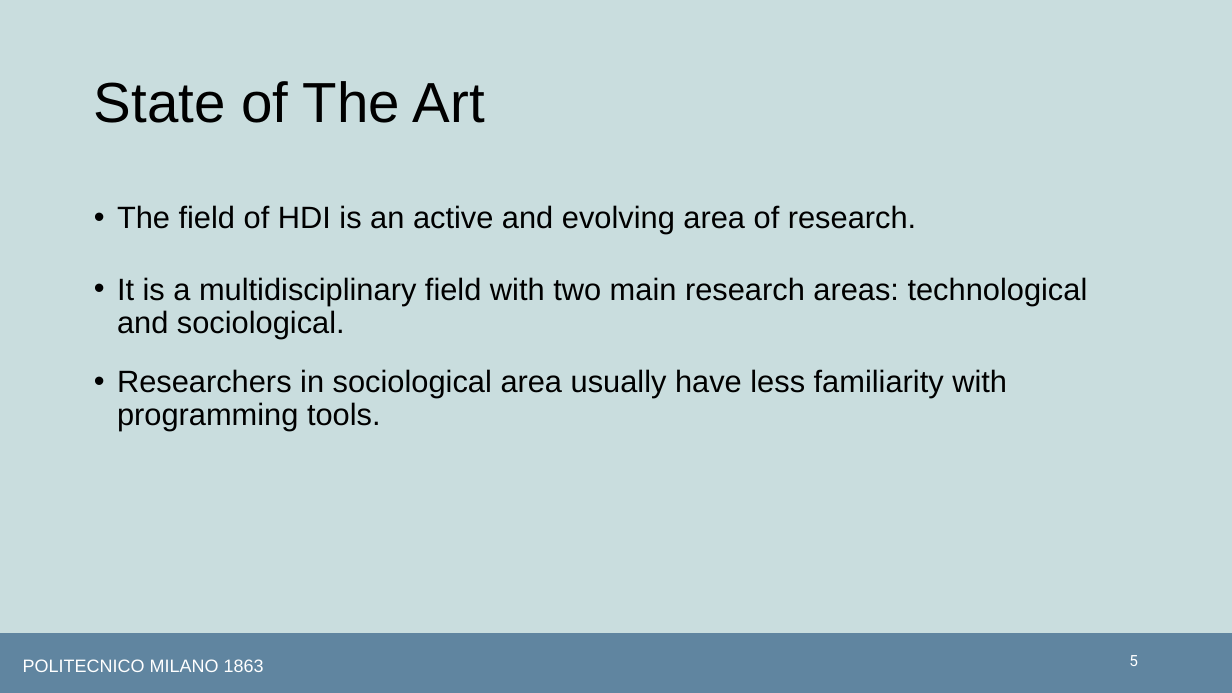
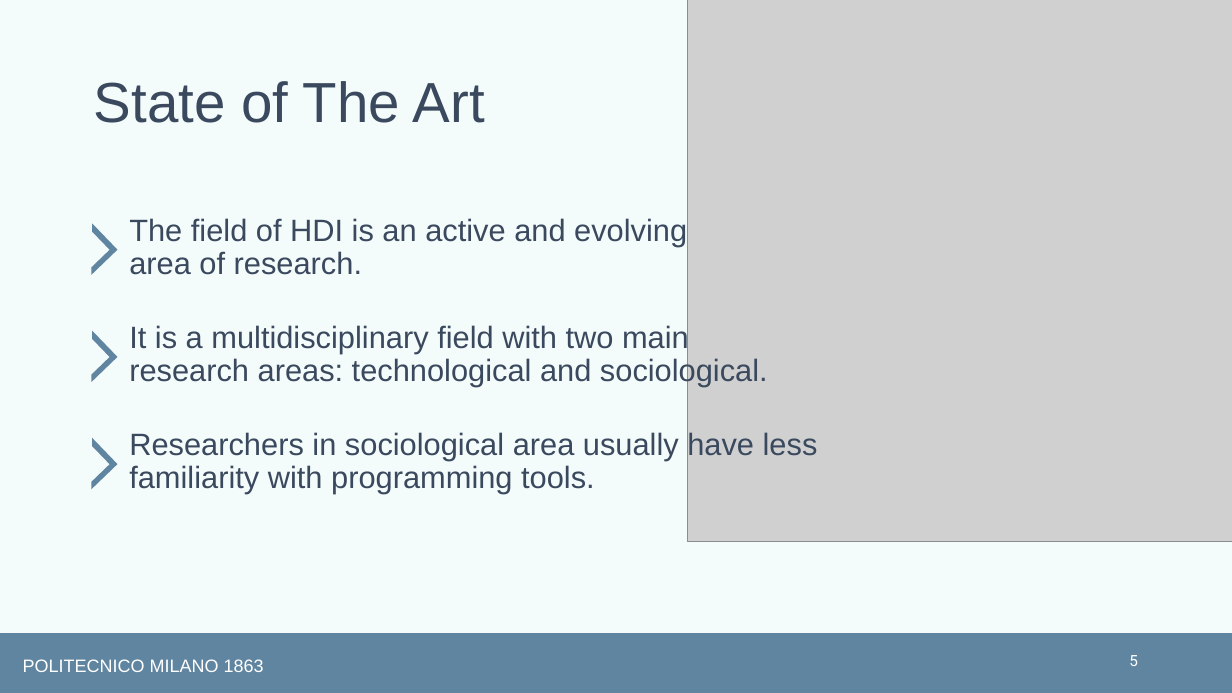
Before and after one commit to matplona/crazyflie-lib-python, a slide deck: slide 5 of Thesis/Presentation/thesis_presentation.pptx. Drawn at 1232x693 pixels with LibreOffice and Linux fonts; fonts in the diff are those of the drawing; grey boxes stand for pictures. Boxes give left, top, right and bottom in pixels: in the first picture for what was removed or moved away, otherwise in the second. Text is boxed around its words. In the diff, an @@ line names an element or a change of style, - is before the commit and + after.

```diff
--- a/Thesis/Presentation/thesis_presentation.pptx
+++ b/Thesis/Presentation/thesis_presentation.pptx
@@ background #C9DDDE to #F3FBFB @@
@@ picture added at [688, 0, 1232, 542] @@
@@ title "State of The Art" at [94, 81, 485, 123]: text colour #000000 to #3A495E @@
@@ half frame added at [66, 224, 117, 275], fill #6085A0 @@
@@ text "The field of HDI is ...": place and size @@
-text "The field of HDI is ..." at [117, 205, 1088, 431]
+text "The field of HDI is ..." at [129, 218, 687, 275]
@@ text "The field of HDI is ..." at [129, 218, 687, 275]: text colour #000000 to #3A495E; bullet • to none; line spacing 1 to 0.9 @@
@@ text at [117, 277, 1088, 431]: paragraphs removed @@
-• It is a multidisciplinary field with two main research areas: technological and sociological.
-• Researchers in sociological area usually have less familiarity with programming tools.
@@ text added at [129, 324, 768, 387], 24 pt, text #3A495E @@
+It is a multidisciplinary field with two main research areas: technological and sociological.
@@ half frame added at [66, 331, 117, 382], fill #6085A0 @@
@@ half frame added at [66, 438, 117, 489], fill #6085A0 @@
@@ text added at [129, 430, 818, 494], 24 pt, text #3A495E @@
+Researchers in sociological area usually have less familiarity with programming tools.
```
Also in this commit, not shown: 10 other slides changed, 6 slides added, 3 slides removed, 7 other files.
